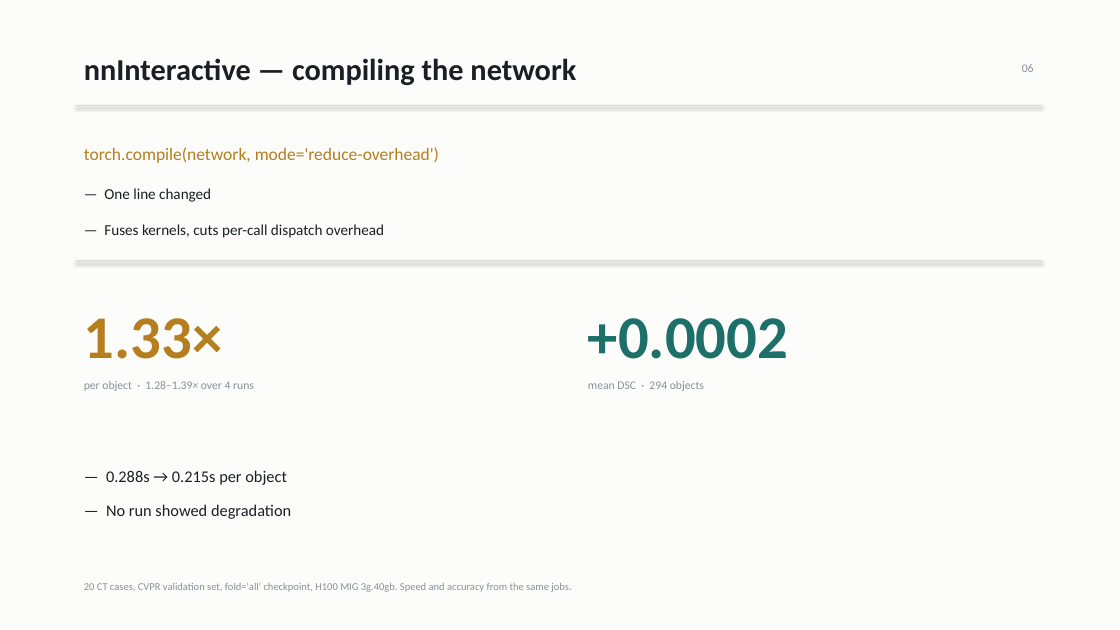
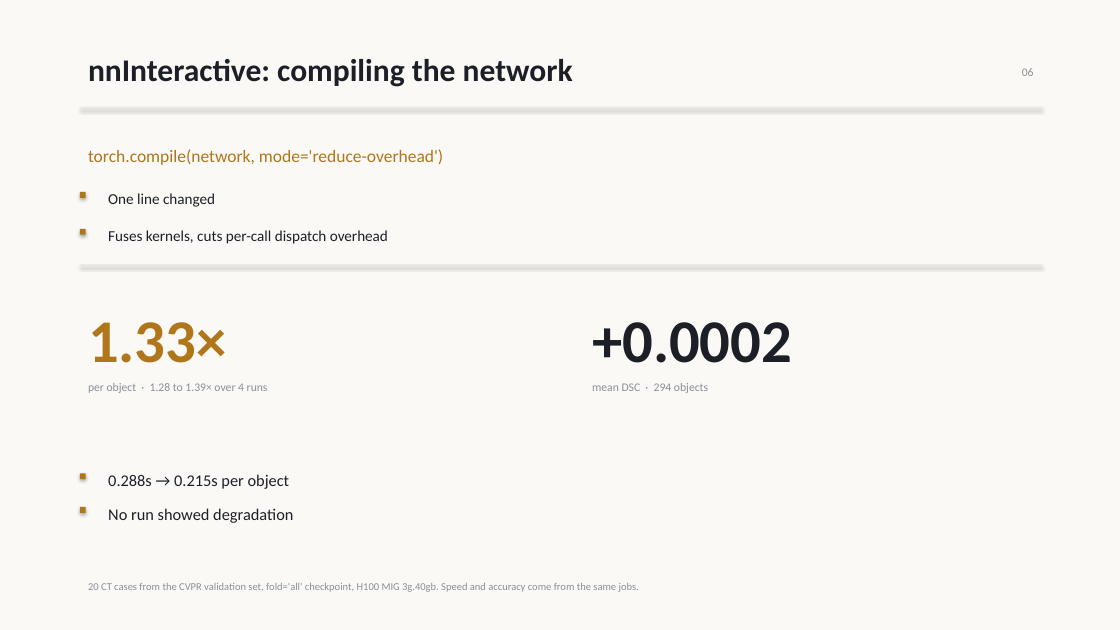
Before and after one commit to pentaexe/VoxTell-main, a slide deck: slide 6 of slides.pptx. Drawn at 1120x630 pixels with LibreOffice and Linux fonts; fonts in the diff are those of the drawing. Boxes give left, top, right and bottom in pixels: in the first picture for what was removed or moved away, otherwise in the second. Text is boxed around its words. In the diff, an @@ line names an element or a change of style, - is before the commit and + after.

```diff
--- a/slides.pptx
+++ b/slides.pptx
@@ background #FCFCFA to #FAF9F6 @@
@@ text at box(88, 59, 573, 87): text changed; size 26 to 27 pt; text colour #1A1F26 to #1C2026 @@
-nnInteractive — compiling the network
+nnInteractive: compiling the network
@@ text "06" at box(1022, 68, 1034, 76): text colour #8A919B to #8C8F96 @@
@@ rectangle: place and size @@
-rectangle at box(76, 105, 1042, 106)
+rectangle at box(80, 108, 1042, 108)
@@ rectangle at box(80, 108, 1042, 108): fill #DDDAD3 to #E4E1D9 @@
@@ text "torch.compile(network, mode='reduce-overhead')" at box(88, 149, 443, 165): text colour #B57E1F to #B0761B @@
@@ rectangle added at box(80, 192, 86, 198), fill #B0761B @@
@@ text at box(108, 193, 215, 207): text changed; text colour #1A1F26 to #1C2026 @@
-— One line changed
+One line changed
@@ rectangle added at box(80, 229, 86, 235), fill #B0761B @@
@@ text at box(108, 230, 388, 244): text changed; text colour #1A1F26 to #1C2026 @@
-— Fuses kernels, cuts per-call dispatch overhead
+Fuses kernels, cuts per-call dispatch overhead
@@ rectangle at box(80, 265, 1042, 266): fill #DDDAD3 to #E4E1D9 @@
@@ rectangle: place and size @@
-rectangle at box(76, 260, 1042, 261)
+rectangle at box(80, 265, 1042, 266)
@@ text "1.33×" at box(88, 322, 227, 363): text colour #B57E1F to #B0761B @@
@@ text "+0.0002" at box(592, 322, 792, 363): text colour #1D6F69 to #1C2026 @@
@@ text at box(88, 383, 268, 393): text changed; text colour #8A919B to #8C8F96 @@
-per object · 1.28–1.39× over 4 runs
+per object · 1.28 to 1.39× over 4 runs
@@ text "mean DSC · 294 objects" at box(592, 383, 708, 393): text colour #8A919B to #8C8F96 @@
@@ rectangle added at box(80, 473, 86, 479), fill #B0761B @@
@@ text at box(108, 474, 290, 489): text changed; text colour #1A1F26 to #1C2026 @@
-— 0.288s → 0.215s per object
+0.288s → 0.215s per object
@@ rectangle added at box(80, 507, 86, 513), fill #B0761B @@
@@ text at box(108, 508, 293, 523): text changed; text colour #1A1F26 to #1C2026 @@
-— No run showed degradation
+No run showed degradation
@@ text at box(88, 583, 639, 592): text changed; text colour #8A919B to #8C8F96 @@
-20 CT cases, CVPR validation set, fold='all' checkpoint, H100 MIG 3g.40gb. Speed and accuracy from the same jobs.
+20 CT cases from the CVPR validation set, fold='all' checkpoint, H100 MIG 3g.40gb. Speed and accuracy come from the same jobs.
```
Also in this commit, not shown: 7 other slides changed, 1 slide removed, 1 other file.
